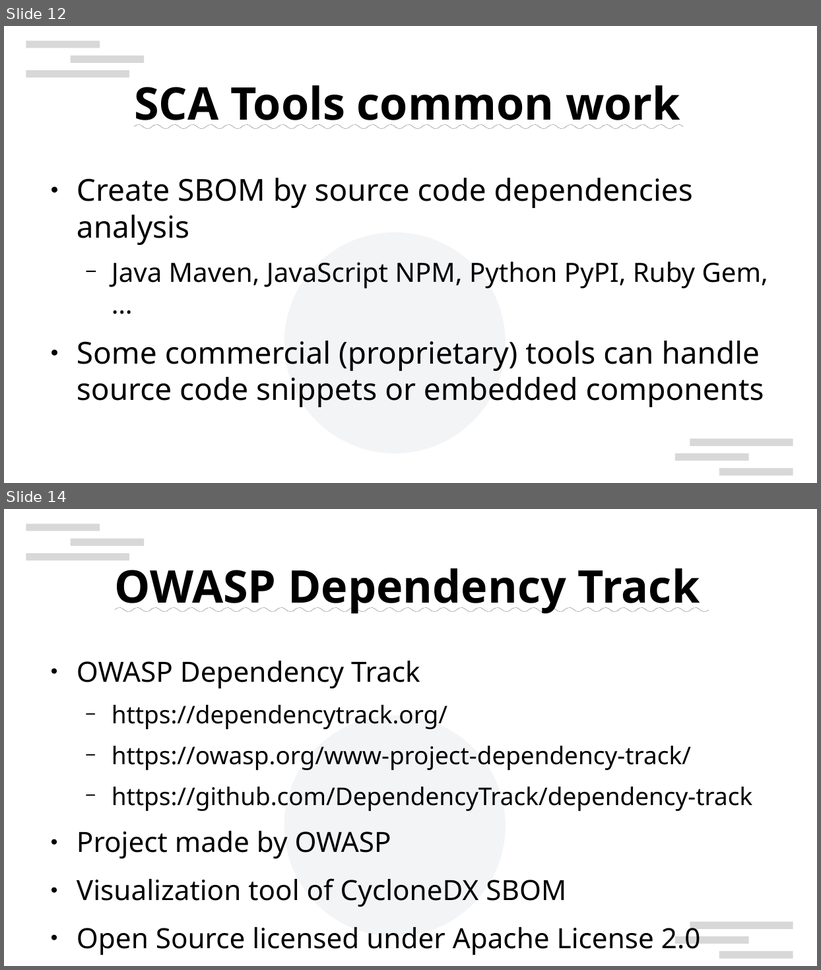
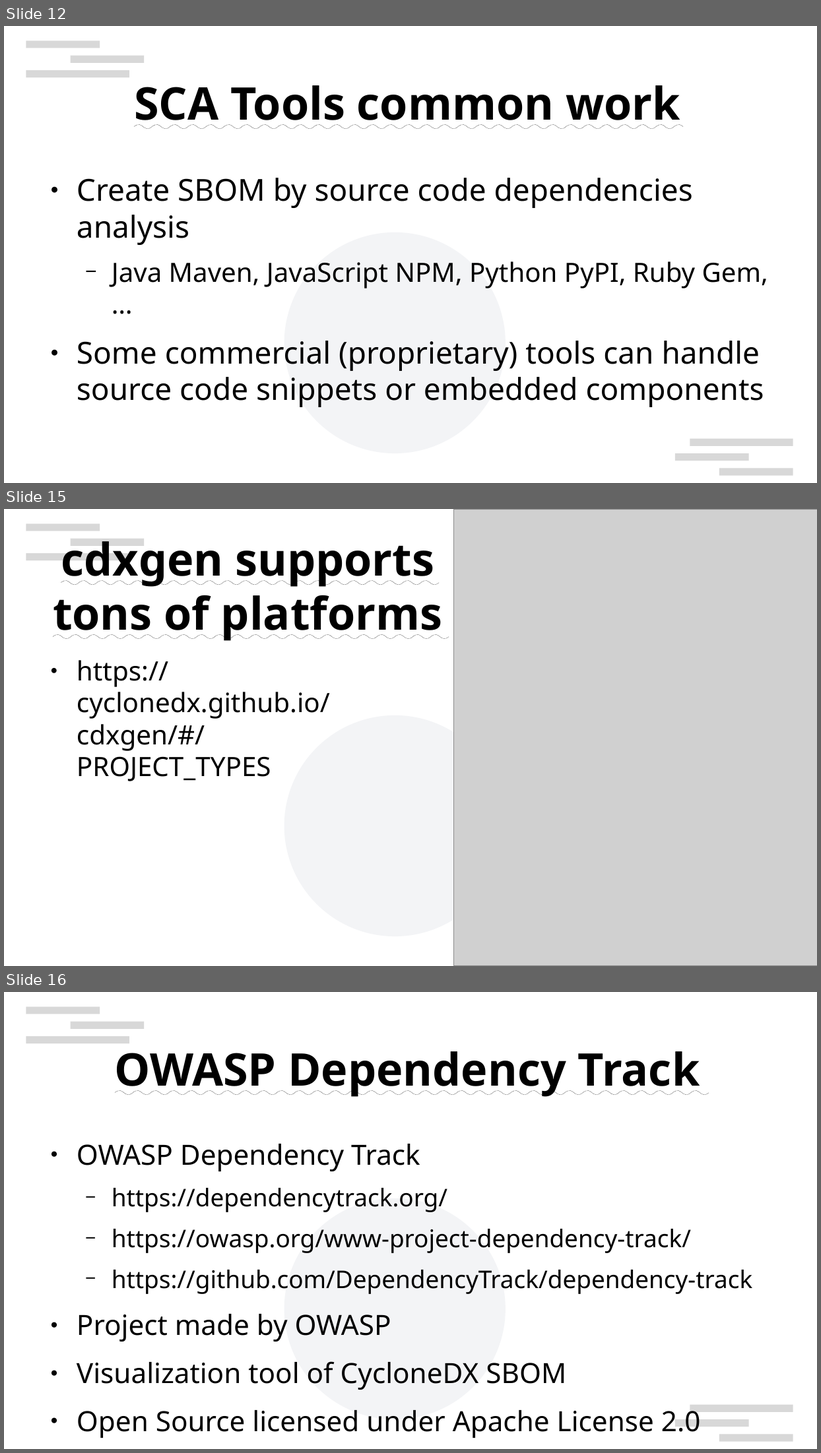
Before and after one commit to naruoga/presentations, a slide deck: COSCUP2024_SupplyChainIssue.odp. Shown one above the other, each under a label of ours: slides 12 and 14 before the commit, slides 12, 15 and 16 after it; the slides between them are not shown. The pictures are 821x970 and 821x1453 pixels, drawn with LibreOffice and Linux fonts; fonts in the diff are those of the drawing; grey boxes stand for pictures; background and template pictures are left out. Boxes give left, top, right and bottom in pixels: in the first picture for what was removed or moved away, otherwise in the second. Text is boxed around its words. In the diff, an @@ line names an element or a change of style, - is before the commit and + after.

Commit message:
SupplyChainIssue: Update to use cdxgen

```diff
--- a/COSCUP2024_SupplyChainIssue.odp
+++ b/COSCUP2024_SupplyChainIssue.odp
@@ slide 15 added at (x1=4, y1=509, x2=817, y2=966), background #FFFFFF; not listed: 4 template elements that a slide beside it also shows @@
@@ picture added at (x1=454, y1=509, x2=817, y2=966) @@
@@ title added at (x1=53, y1=541, x2=443, y2=641), 44 pt, text #000000, bold, underline @@
+cdxgen supports tons of platforms
@@ text added at (x1=77, y1=660, x2=330, y2=782), 26 pt, text #000000 @@
+● https://cyclonedx.github.io/cdxgen/#/PROJECT_TYPES
@@ what was slide 14 is now slide 16 @@
```
Also in this commit, not shown: 2 slides changed, 2 other slides added.
